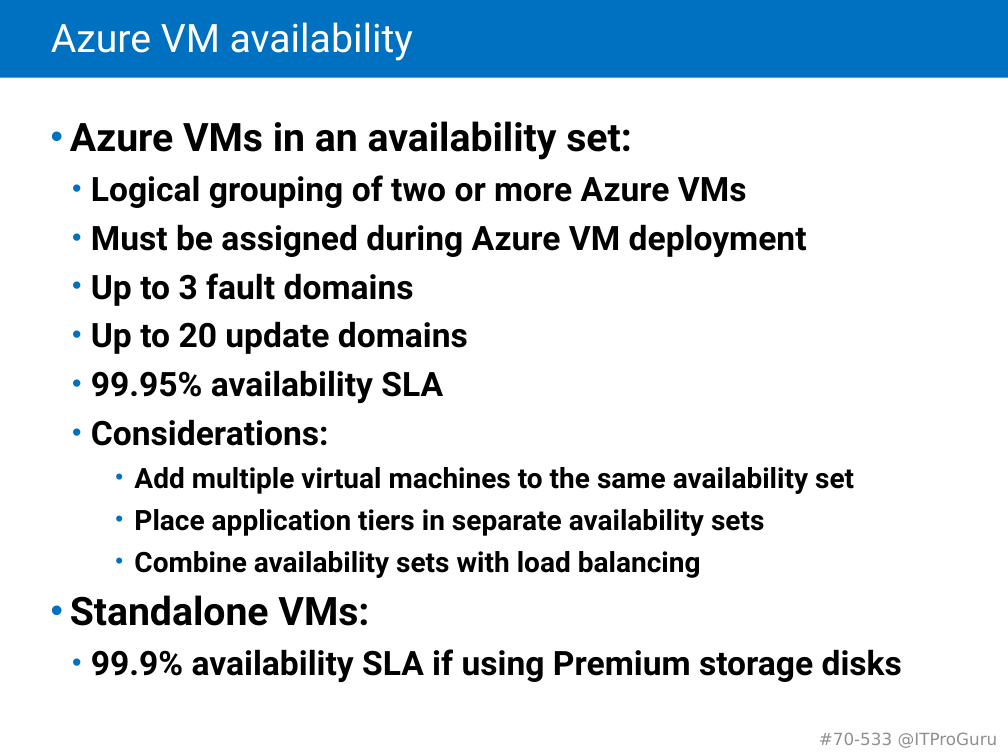
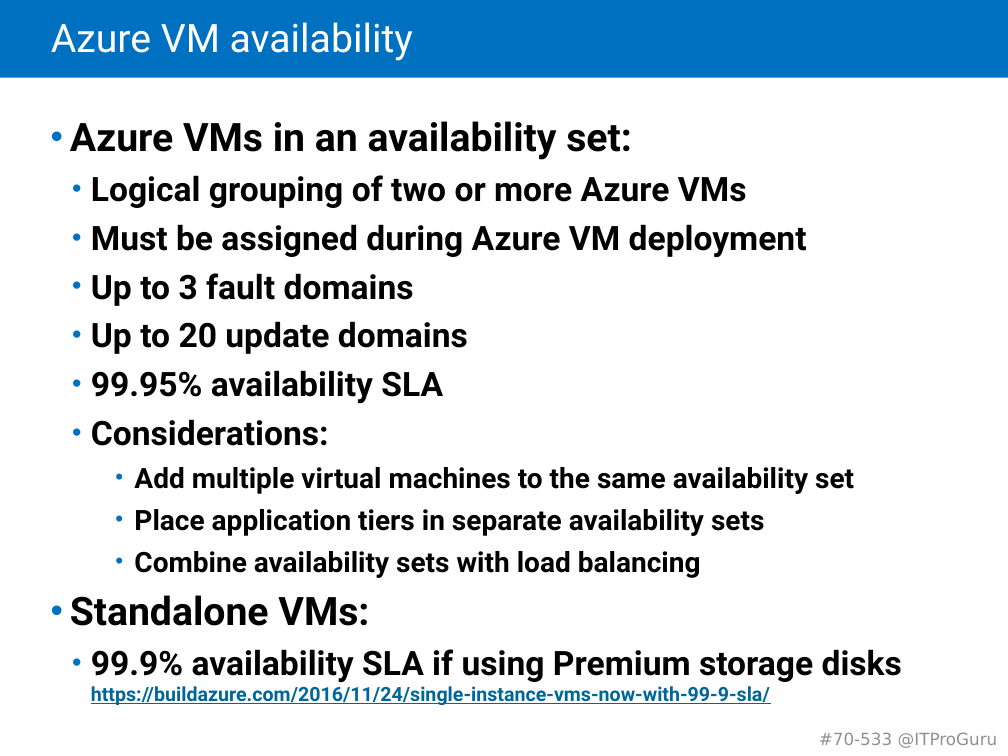
Before and after one commit to guruskill/70-533, a slide deck: slide 12 of 70-533-02-Compute.pptx (slide 11 before the commit). Drawn at 1008x756 pixels with LibreOffice and Linux fonts; fonts in the diff are those of the drawing. Boxes give left, top, right and bottom in pixels: in the first picture for what was removed or moved away, otherwise in the second. Text is boxed around its words. In the diff, an @@ line names an element or a change of style, - is before the commit and + after.

```diff
--- a/70-533-02-Compute.pptx
+++ b/70-533-02-Compute.pptx
@@ text at (91,649,902,705): text changed; size 24 to 14 pt; text colour #000000 to #006699 @@
-  • 99.9% availability SLA if using Premium storage disks
+  • 99.9% availability SLA if using Premium storage disks https://buildazure.com/2016/11/24/single-instance-vms-now-with-99-9-sla/
```
Also in this commit, not shown: 27 other slides changed, 4 slides added, 6 slides removed.
